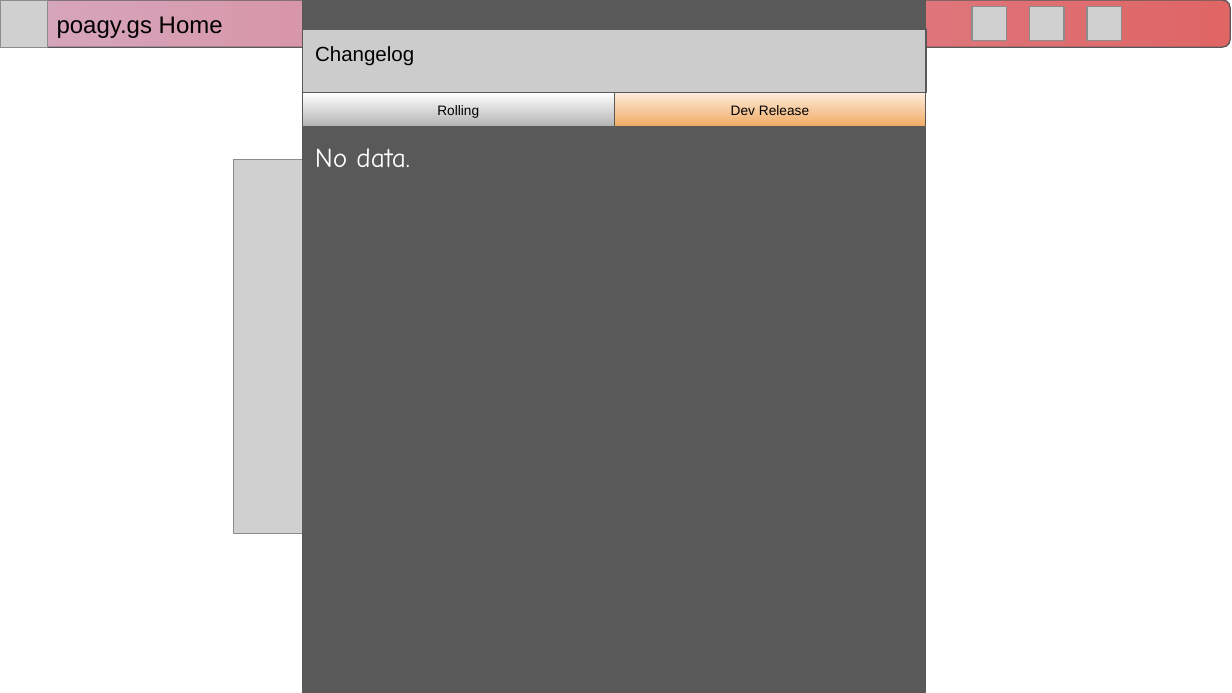
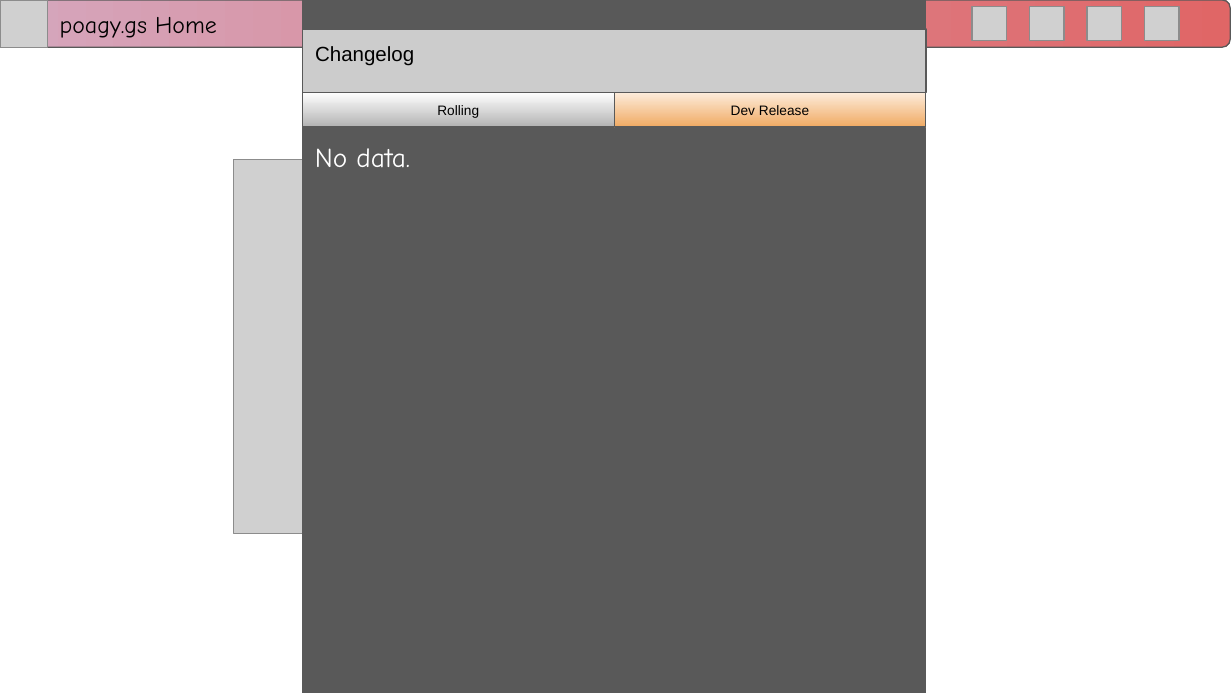
Before and after one commit to RitPigDev/poagy.gs-plus, a slide deck: slide 11 of poagy.gs+.pptx (slide 10 before the commit). Drawn at 1232x693 pixels with LibreOffice and Linux fonts; fonts in the diff are those of the drawing; grey boxes stand for pictures; background and template pictures are left out. Boxes give left, top, right and bottom in pixels: in the first picture for what was removed or moved away, otherwise in the second. Text is boxed around its words. In the diff, an @@ line names an element or a change of style, - is before the commit and + after.

```diff
--- a/poagy.gs+.pptx
+++ b/poagy.gs+.pptx
@@ rounded rectangle added at [1,0,1230,47], fill gradient #D5A6BD to #E06666, outline #595959 0.75 pt @@
@@ text "poagy.gs Home": place and size @@
-text "poagy.gs Home" at [1,0,1230,47]
+text "poagy.gs Home" at [60,17,217,38]
@@ text "poagy.gs Home" at [60,17,217,38]: font Arial to Comic Neue; fill gradient #D5A6BD to #E06666 to none; outline #595959 0.75 pt to none @@
@@ picture added at [1145,6,1179,41] @@
```
Also in this commit, not shown: 11 other slides changed, 2 slides added, 1 slide removed.
